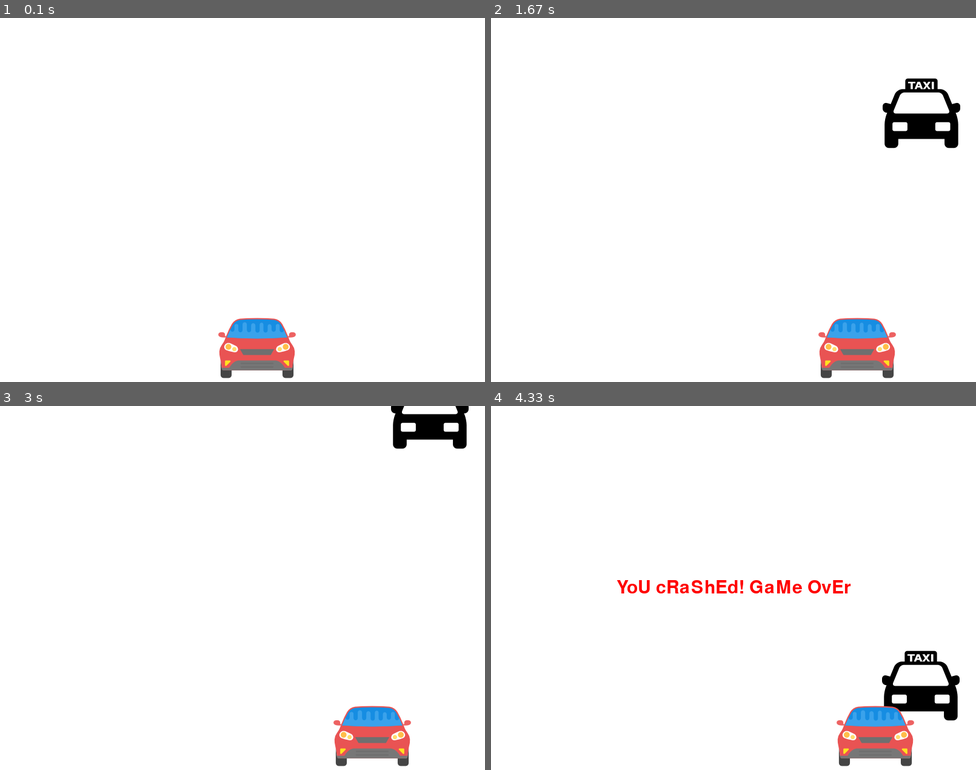
Above: before the commit, frames 1-4 (two rows, left to right).
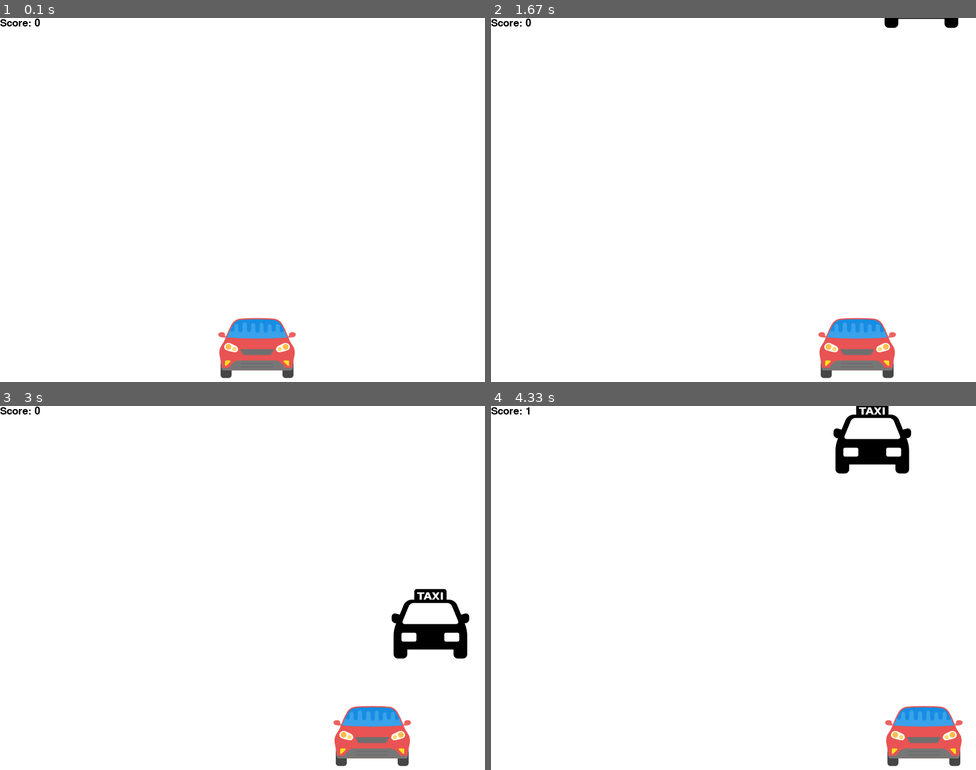
Above: after the commit, the same moments.

Repository: gaurav613/Pygames
Game: pygame game, started from CarRacing/main.py
Same seed, same stepped clock (60 frames per second), same inputs: the game is played once before the commit and once after it.
Inputs:
- Up to frame 1 (0.1 s): no input
- Up to frame 2 (1.67 s): hold Right 0.33-0.8 s; hold Right 0.83-1.3 s; hold Left from 1.33 s (still down)
- Up to frame 3 (3 s): release Left at 1.87 s; hold Left 1.9-2.3 s; hold Right 2.33-2.97 s
- Up to frame 4 (4.33 s): hold Left 3-3.47 s; hold Right 3.5-3.97 s; hold Right from 4 s (still down)

The runs differ from the first frame. In frame 1, less than 0.1% of the frame differs, in the area x 0-9%, y 0-3%; in frame 2, 1.8%; in frame 3, 2.8%; in frame 4, 7.0%, in the area x 0-98%, y 0-99%.

Commit message:
scoring, increasing difficulty level

Diff:
--- a/CarRacing/main.py
+++ b/CarRacing/main.py
@@ -22,18 +22,20 @@
 
 clock = pygame.time.Clock() #timing for game
 
-def things(x,y,w,h,color):#method to draw a block which will act as an obstacle
-    #pygame.draw.rect(gameDisplay,color,[x,y,w,h])
+#method to draw a block which will act as an obstacle
+def things(x,y,w,h):
     gameDisplay.blit(taxiImg,(x,y))
 
+#draws the car(in this case, the image) at (x,y) position
 def car(x,y):
-    gameDisplay.blit(carImg, (x,y)) #draws the car(in this case, the image) at (x,y) position
+    gameDisplay.blit(carImg, (x,y))
 
 def text_objects(text, font):
     textSurface = font.render(text, True, RED)
     return textSurface, textSurface.get_rect()
 
-def message_display(message):#display a message in the center of the screen
+#display a message in the center of the screen
+def message_display(message):
     largeText = pygame.font.Font('freesansbold.ttf',30)
     TextSurf, TextRect = text_objects(message, largeText)
     TextRect.center = ((display_width/2),(display_height/2))
@@ -46,6 +48,12 @@
 def crash():
     message_display('YoU cRaShEd! GaMe OvEr')
 
+#scoring- increment the score once the obstacle is avoided, and display on the top right
+def add_score(score):
+    font = pygame.font.SysFont(None,25)
+    text =  font.render("Score: "+ str(score), True, BLACK)
+    gameDisplay.blit(text,(0,0))
+
 #game loop
 def game_loop():
     #setting the starting position of car
@@ -56,9 +64,12 @@
 
     thing_startx = random.randrange(0,display_width)
     thing_starty =  -600
-    thing_speed = 7
+    thing_speed = 5
     thing_width = 100
     thing_height = 100
+    thing_repeat = [random.randrange(0,display_width-thing_width)]
+    thing_count = 1
+    score = 0 #starting score is zero
 
     #the game is about not crashing into another object- so a crash variable is used to end the game
     isCrashed = False
@@ -86,16 +97,24 @@
 
         gameDisplay.fill(WHITE)#change background color
 
-        things(thing_startx, thing_starty, thing_width, thing_height, BLACK)
+        things(thing_startx , thing_starty, thing_width, thing_height)
+
         thing_starty += thing_speed
         car(x,y)
+        #important to print score last, so that there's no overlapping
+        add_score(score)
 
+        #crash if the car hits the window boundary
         if x > (display_width - car_width) or x < 0:
             crash()
 
-        if thing_starty > display_height : #block goes off the screen, reset
+        #block goes off the screen, reset. Also means that the car avoided the obstacle, increasing the score
+        if thing_starty > display_height :
             thing_starty = 0 - thing_height
-            thing_startx = random.randrange(0,display_width)
+            thing_startx = random.randrange(0, (display_width-thing_width))
+            score += 1
+            if(score%5== 0):
+                thing_speed += 2
 
         if (y+22 < thing_starty + thing_height) and (y+22>thing_starty):
             if( (thing_startx + thing_width) > x > (thing_startx - car_width) ):
